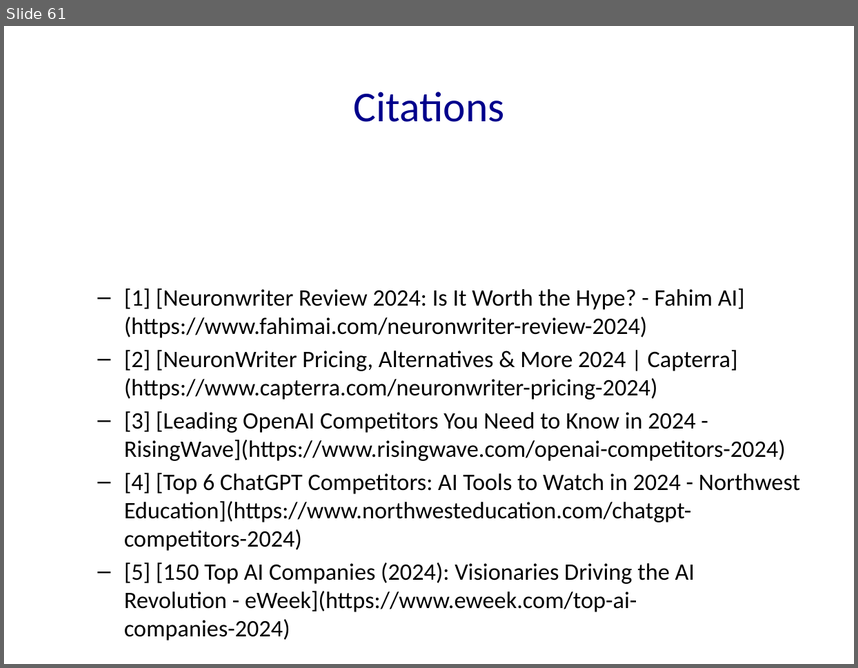
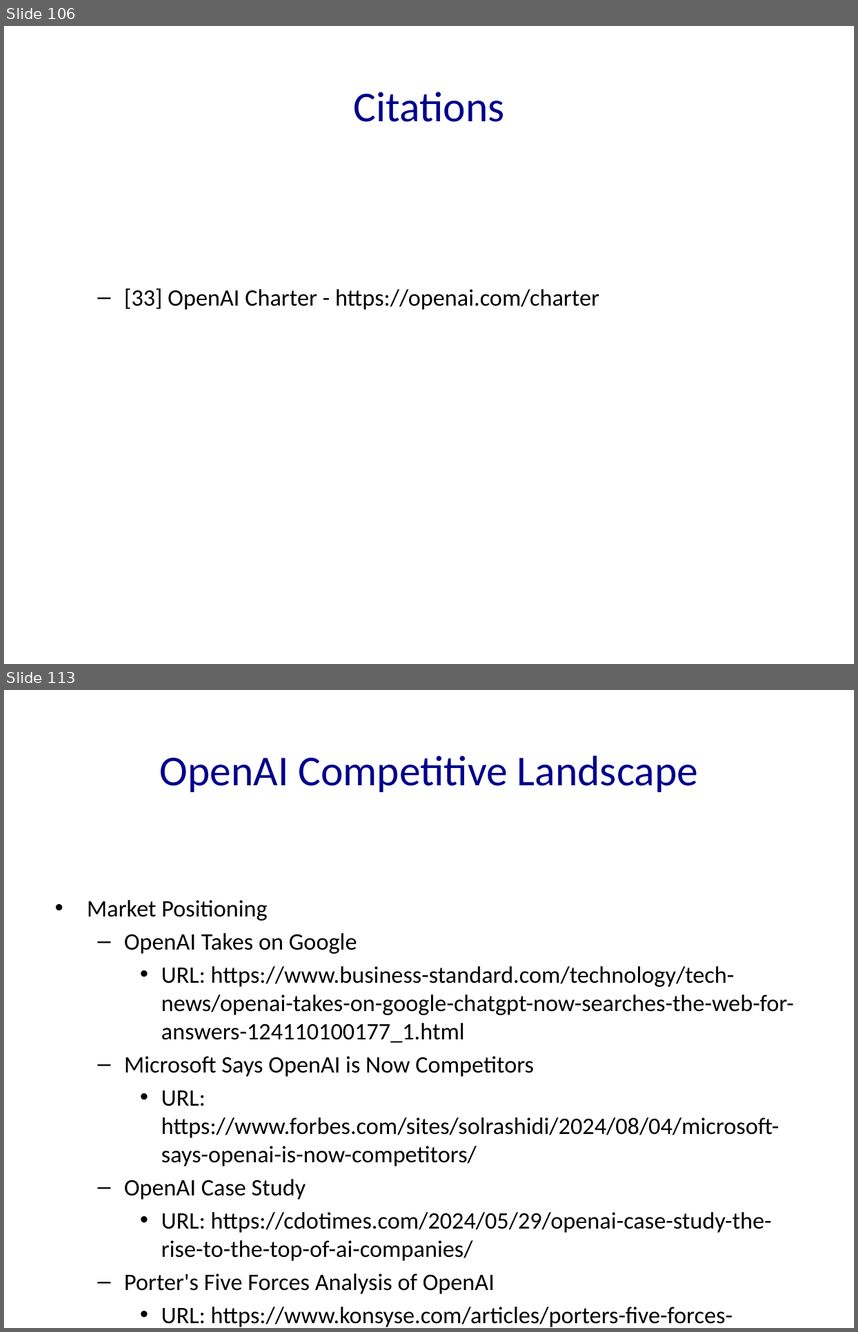
Before and after one commit to Frank-Gu-81/slides_autogeneration, a slide deck: Neuron_Solutions_Presentation.pptx. Shown one above the other, each under a label of ours: slide 61 before the commit, slides 106 and 113 after it; the slides between them are not shown. The pictures are 858x668 and 858x1332 pixels, drawn with LibreOffice and Linux fonts; fonts in the diff are those of the drawing. Boxes give left, top, right and bottom in pixels: in the first picture for what was removed or moved away, otherwise in the second. Text is boxed around its words. In the diff, an @@ line names an element or a change of style, - is before the commit and + after.

```diff
--- a/Neuron_Solutions_Presentation.pptx
+++ b/Neuron_Solutions_Presentation.pptx
@@ slide 113 added at (x1=4, y1=690, x2=854, y2=1328), background #FFFFFF @@
@@ title added at (x1=159, y1=756, x2=698, y2=792), 36 pt, text #00008B @@
+OpenAI Competitive Landscape
@@ text added at (x1=87, y1=900, x2=794, y2=1327), 20 pt, text #000000 @@
+• Market Positioning
+  – OpenAI Takes on Google
+    • URL: https://www.business-standard.com/technology/tech-news/openai-takes-on-google-chatgpt-now-searches-the-web-for-answers-124110100177_1.html
+  – Microsoft Says OpenAI is Now Competitors
+    • URL: https://www.forbes.com/sites/solrashidi/2024/08/04/microsoft-says-openai-is-now-competitors/
+  – OpenAI Case Study
+    • URL: https://cdotimes.com/2024/05/29/openai-case-study-the-rise-to-the-top-of-ai-companies/
+  – Porter's Five Forces Analysis of OpenAI
+    • URL: https://www.konsyse.com/articles/porters-five-forces-analysis-of-openai/
@@ what was slide 61 is now slide 106 @@
@@ slide 106 changed as well @@
@@ text at (x1=124, y1=288, x2=599, y2=310): text changed @@
-  – [1] [Neuronwriter Review 2024: Is It Worth the Hype? - Fahim AI](https://www.fahimai.com/neuronwriter-review-2024)
-  – [2] [NeuronWriter Pricing, Alternatives & More 2024 | Capterra](https://www.capterra.com/neuronwriter-pricing-2024)
-  – [3] [Leading OpenAI Competitors You Need to Know in 2024 - RisingWave](https://www.risingwave.com/openai-competitors-2024)
-  – [4] [Top 6 ChatGPT Competitors: AI Tools to Watch in 2024 - Northwest Education](https://www.northwesteducation.com/chatgpt-competitors-2024)
-  – [5] [150 Top AI Companies (2024): Visionaries Driving the AI Revolution - eWeek](https://www.eweek.com/top-ai-companies-2024)
+  – [33] OpenAI Charter - https://openai.com/charter
```
Also in this commit, not shown: 19 other slides changed, 98 other slides added, 55 slides removed, 9 other files.
